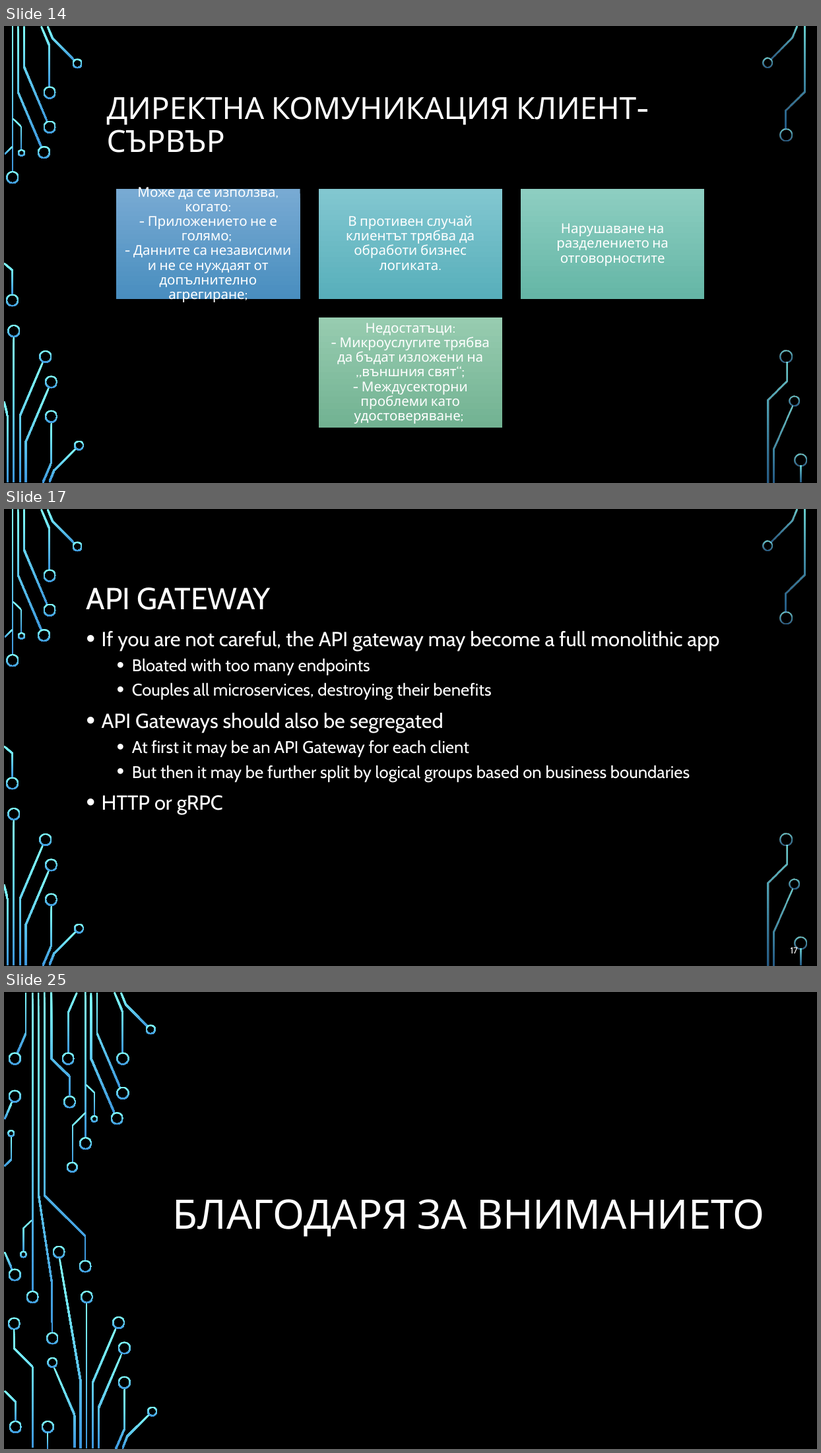
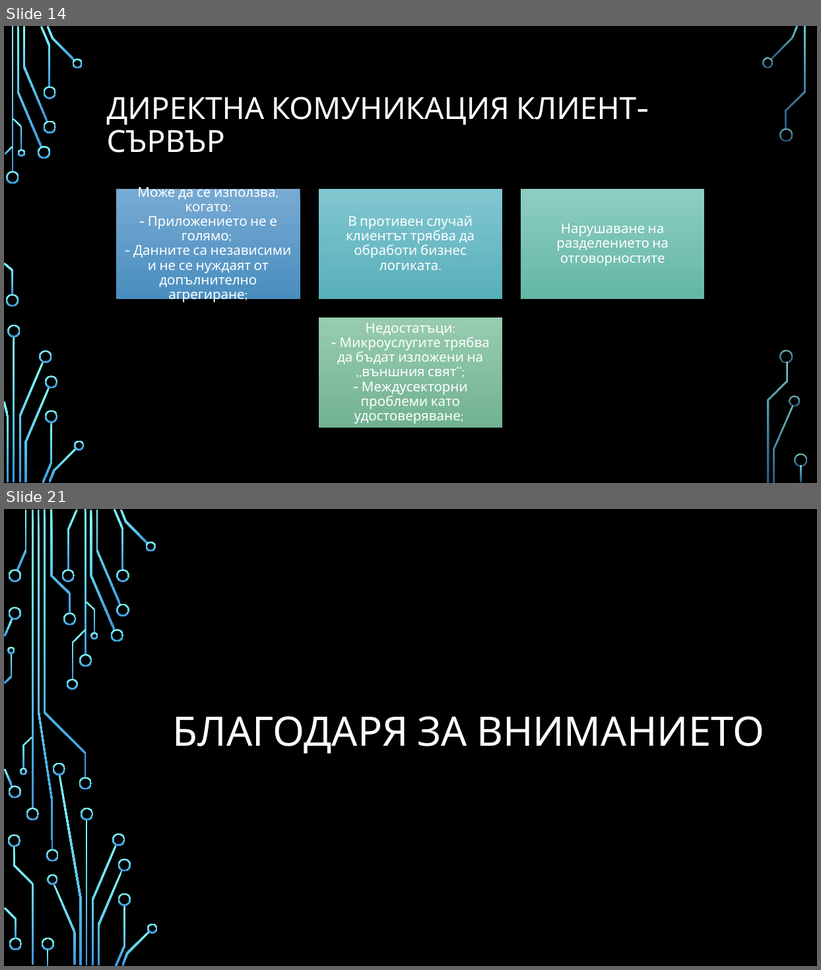
Before and after one commit to profjordanov/doctorate, a slide deck: communications/web_communication_pres.pptx. Shown one above the other, each under a label of ours: slides 14, 17 and 25 before the commit, slides 14 and 21 after it; the slides between them are not shown. The pictures are 821x1453 and 821x970 pixels, drawn with LibreOffice and Linux fonts; fonts in the diff are those of the drawing; background and template pictures are left out. Boxes give left, top, right and bottom in pixels: in the first picture for what was removed or moved away, otherwise in the second. Text is boxed around its words. In the diff, an @@ line names an element or a change of style, - is before the commit and + after.

```diff
--- a/communications/web_communication_pres.pptx
+++ b/communications/web_communication_pres.pptx
@@ slide 17 removed at (4, 509, 817, 966), background picture (left out); not listed: 36 template elements that a slide beside it also shows @@
@@ title removed at (86, 588, 271, 610) @@
-API GATEWAY
@@ text removed at (102, 631, 719, 815) @@
-• If you are not careful, the API gateway may become a full monolithic app
-  • Bloated with too many endpoints
-  • Couples all microservices, destroying their benefits
-• API Gateways should also be segregated
-  • At first it may be an API Gateway for each client
-  • But then it may be further split by logical groups based on business boundaries
-• HTTP or gRPC
@@ page number removed at (791, 947, 798, 954) @@
-17
@@ what was slide 25 is now slide 21 @@
```
Also in this commit, not shown: 1 slide changed, 5 slides added, 8 other slides removed.
